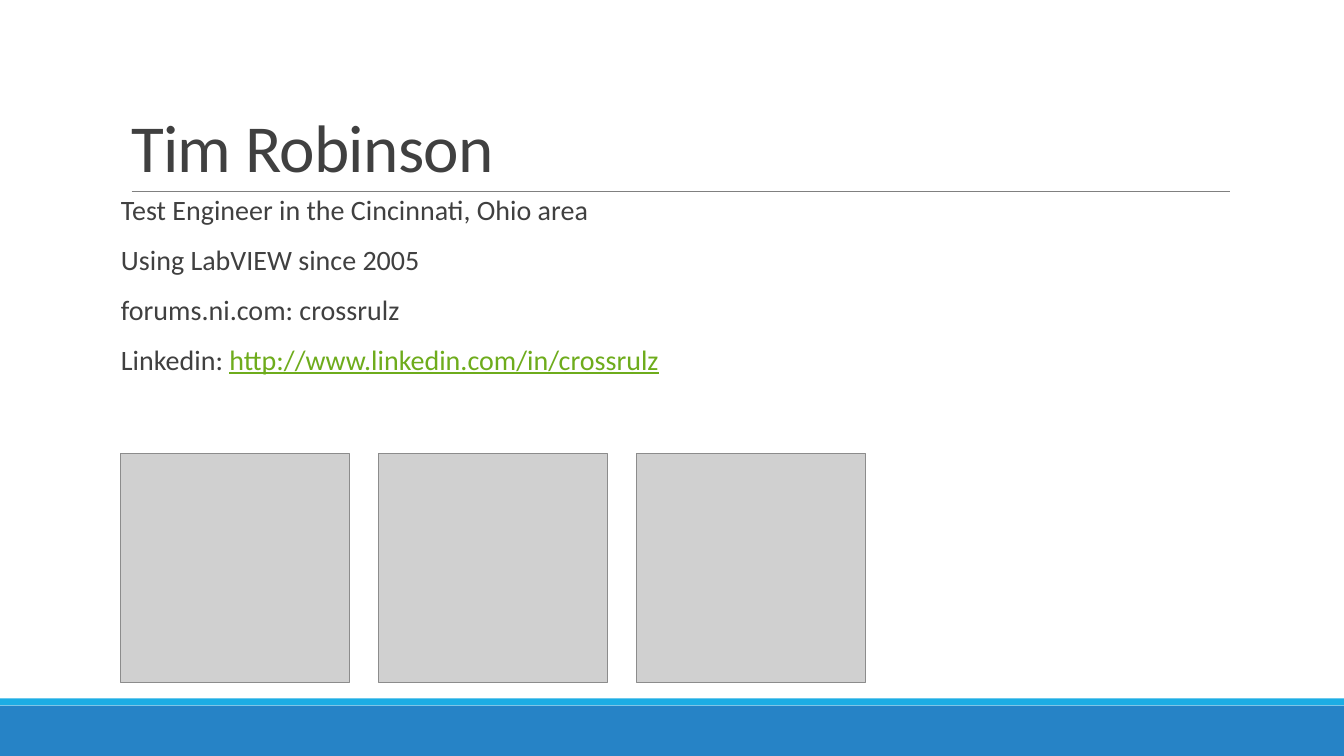
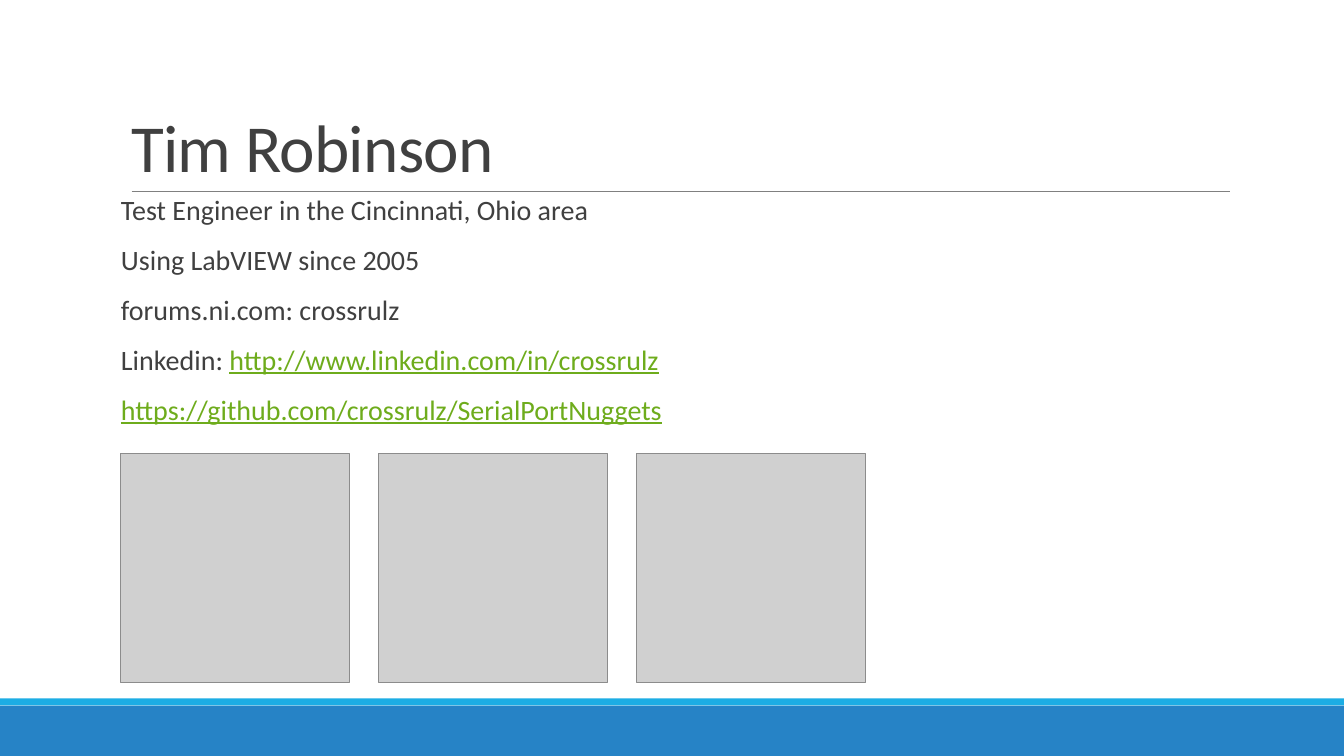
Before and after one commit to crossrulz/SerialPortNuggets, a slide deck: slide 2 of Proper Serial Port Communications.pptx. Drawn at 1344x756 pixels with LibreOffice and Linux fonts; fonts in the diff are those of the drawing; grey boxes stand for pictures; background and template pictures are left out. Boxes give left, top, right and bottom in pixels: in the first picture for what was removed or moved away, otherwise in the second. Text is boxed around its words. In the diff, an @@ line names an element or a change of style, - is before the commit and + after.

```diff
--- a/Proper Serial Port Communications.pptx
+++ b/Proper Serial Port Communications.pptx
@@ text at [121,400,662,425]: paragraph added @@
+https://github.com/crossrulz/SerialPortNuggets
```
Also in this commit, not shown: 2 other slides changed, 2 slides added, 3 other files.
